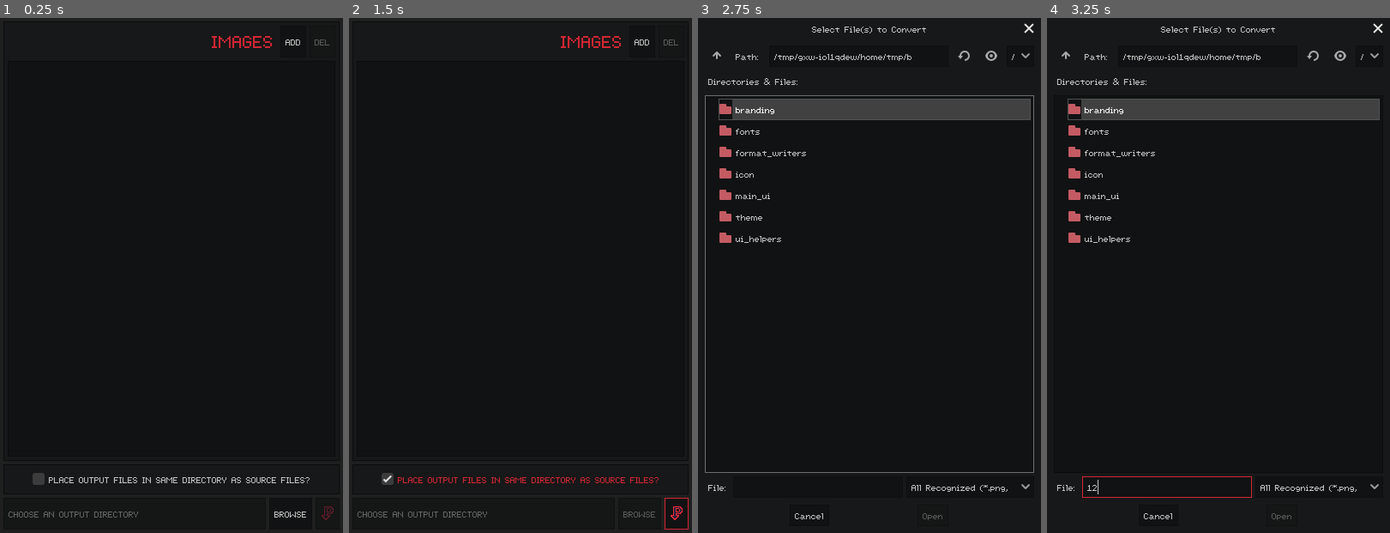
Above: before the commit, frames 1-4 (left to right).
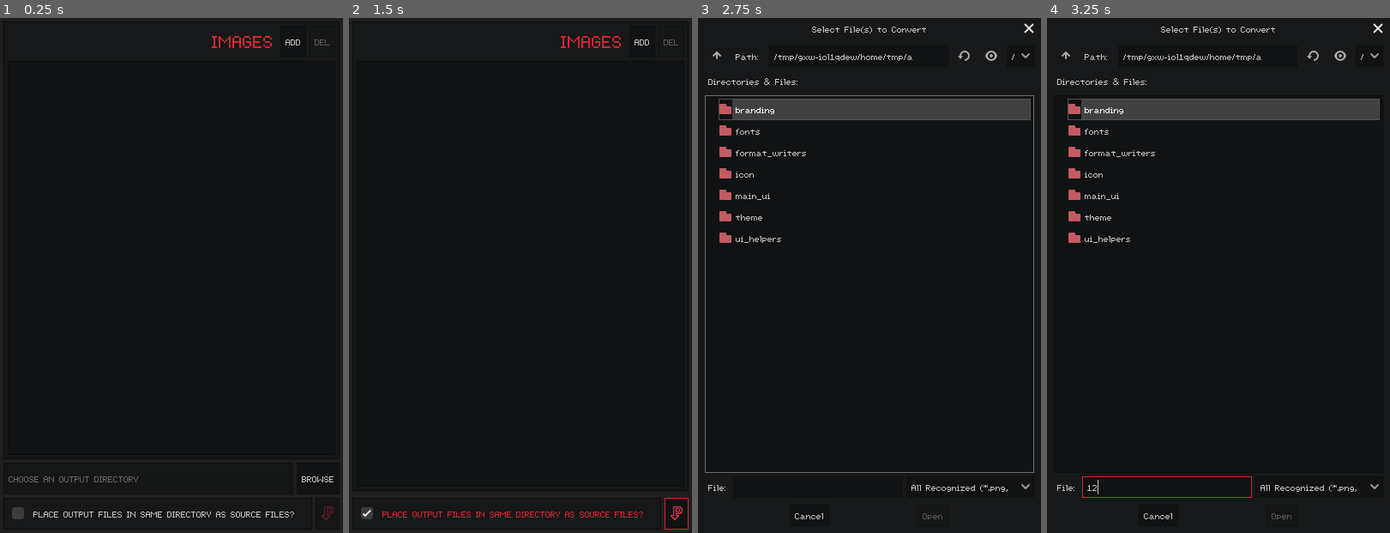
Above: after the commit, the same moments.

Repository: RabbitB/PIXELVEC
Game: Godot game, scene res://main_ui/main_ui.tscn
Same seed, same stepped clock (60 frames per second), same inputs: the game is played once before the commit and once after it.
Inputs (mouse positions are in pixels of both pictures, inside the frame that each line leads up to):
- Up to frame 1 (0.25 s): no input
- Up to frame 2 (1.5 s): click "PLACE OUTPUT FILES IN SAME DI…" at 0.5 s; click (678, 512) at 1.25 s
- Up to frame 3 (2.75 s): click "ADD" at 2 s
- Up to frame 4 (3.25 s): click (1167, 486) at 2.77 s; type "12" at 2.85 s

The runs differ from the first frame. In frame 1, 1.0% of the frame differs, in the area x 2-98%, y 88-98%; in frame 2, 1.0%; in frame 3, less than 0.1%; in frame 4, less than 0.1%.

Commit message:
Reorganize layout of the file output controls

Diff:
--- a/Project/main_ui/output_controls/output_controls.gd
+++ b/Project/main_ui/output_controls/output_controls.gd
@@ -1,11 +1,13 @@
 extends Control
 
 
+export(NodePath) var output_dir_dialog: NodePath
 export(NodePath) var output_dir_check_box: NodePath
 export(NodePath) var output_dir_line_edit: NodePath
 export(NodePath) var browse_output_dir_btn: NodePath
 export(NodePath) var convert_btn: NodePath
 
+onready var _output_dir_dialog: FileDialog = get_node(output_dir_dialog) as FileDialog
 onready var _output_dir_check_box: CheckBox = get_node(output_dir_check_box) as CheckBox
 onready var _output_dir_line_edit: LineEdit = get_node(output_dir_line_edit) as LineEdit
 onready var _browse_output_dir_btn: Button = get_node(browse_output_dir_btn) as Button
@@ -30,6 +32,9 @@
 	_use_custom_output_dir = !_output_dir_check_box.pressed
 	_custom_output_dir = _output_dir_line_edit.text
 
+	_output_dir_line_edit.visible = _use_custom_output_dir
+	_browse_output_dir_btn.visible = _use_custom_output_dir
+
 	_browse_output_dir_btn.disabled = !_use_custom_output_dir
 	_convert_btn.disabled = _use_custom_output_dir && _custom_output_dir.empty()
 
@@ -41,3 +46,12 @@
 
 func _on_OutputDirCheckButton_toggled(_button_pressed: bool) -> void:
 	_sync_with_ui()
+
+
+func _on_BrowseButton_pressed() -> void:
+	_output_dir_dialog.popup()
+
+
+func _on_OutputDirDialog_dir_selected(dir: String) -> void:
+	_output_dir_line_edit.text = dir
+	_sync_with_ui()
--- a/Project/main_ui/output_controls/output_controls.tscn
+++ b/Project/main_ui/output_controls/output_controls.tscn
@@ -1,10 +1,11 @@
-[gd_scene load_steps=7 format=2]
+[gd_scene load_steps=8 format=2]
 
 [ext_resource path="res://theme/generic_panel.tres" type="StyleBox" id=1]
 [ext_resource path="res://fonts/labels.tres" type="DynamicFont" id=2]
 [ext_resource path="res://branding/icon_16.png" type="Texture" id=3]
 [ext_resource path="res://theme/edg8.theme" type="Theme" id=4]
 [ext_resource path="res://main_ui/output_controls/output_controls.gd" type="Script" id=5]
+[ext_resource path="res://ui_helpers/full_window_file_dialog.gd" type="Script" id=6]
 
 [sub_resource type="StyleBoxEmpty" id=1]
 
@@ -18,58 +19,76 @@
 __meta__ = {
 "_edit_use_anchors_": false
 }
-output_dir_check_box = NodePath("PanelContainer/OutputDirCheckBox")
-output_dir_line_edit = NodePath("VBoxContainer/HBoxContainer/LineEdit")
-browse_output_dir_btn = NodePath("VBoxContainer/HBoxContainer/BrowseButton")
-convert_btn = NodePath("VBoxContainer/HBoxContainer/ConvertButton")
+output_dir_dialog = NodePath("OutputDirDialog")
+output_dir_check_box = NodePath("Convert/PanelContainer/OutputDirCheckBox")
+output_dir_line_edit = NodePath("ChooseOutputLoc/LineEdit")
+browse_output_dir_btn = NodePath("ChooseOutputLoc/BrowseButton")
+convert_btn = NodePath("Convert/ConvertButton")
 
-[node name="PanelContainer" type="PanelContainer" parent="."]
-margin_right = 400.0
-margin_bottom = 35.0
-custom_styles/panel = ExtResource( 1 )
+[node name="OutputDirDialog" type="FileDialog" parent="."]
+anchor_right = 1.0
+anchor_bottom = 1.0
+window_title = "CHOOSE AN OUTPUT DIRECTORY"
+mode_overrides_title = false
+mode = 2
+access = 2
+current_dir = "/Projects/Godot/Utilities/PIXELVEC/Project"
+current_path = "/Projects/Godot/Utilities/PIXELVEC/Project/"
+script = ExtResource( 6 )
 
-[node name="OutputDirCheckBox" type="CheckBox" parent="PanelContainer"]
-margin_left = 33.0
-margin_top = 5.0
-margin_right = 366.0
-margin_bottom = 30.0
-size_flags_horizontal = 4
-custom_styles/focus = SubResource( 1 )
-text = "PLACE OUTPUT FILES IN SAME DIRECTORY AS SOURCE FILES?"
-__meta__ = {
-"_edit_use_anchors_": false
-}
-
-[node name="VBoxContainer" type="VBoxContainer" parent="."]
-margin_top = 39.0
-margin_right = 400.0
-margin_bottom = 76.0
-
-[node name="HBoxContainer" type="HBoxContainer" parent="VBoxContainer"]
+[node name="ChooseOutputLoc" type="HBoxContainer" parent="."]
 margin_right = 400.0
 margin_bottom = 37.0
+alignment = 2
 
-[node name="LineEdit" type="LineEdit" parent="VBoxContainer/HBoxContainer"]
-margin_right = 314.0
+[node name="LineEdit" type="LineEdit" parent="ChooseOutputLoc"]
+margin_right = 346.0
 margin_bottom = 37.0
+rect_min_size = Vector2( 0, 37 )
 size_flags_horizontal = 3
 editable = false
 virtual_keyboard_enabled = false
 placeholder_text = "CHOOSE AN OUTPUT DIRECTORY"
 placeholder_alpha = 0.8
 
-[node name="BrowseButton" type="Button" parent="VBoxContainer/HBoxContainer"]
-margin_left = 318.0
-margin_right = 368.0
+[node name="BrowseButton" type="Button" parent="ChooseOutputLoc"]
+margin_left = 350.0
+margin_right = 400.0
 margin_bottom = 37.0
 hint_tooltip = "Select an output directory for converted files."
 text = "BROWSE"
 
-[node name="ConvertButton" type="Button" parent="VBoxContainer/HBoxContainer"]
+[node name="Convert" type="HBoxContainer" parent="."]
+margin_top = 41.0
+margin_right = 400.0
+margin_bottom = 78.0
+
+[node name="PanelContainer" type="PanelContainer" parent="Convert"]
+margin_right = 368.0
+margin_bottom = 37.0
+size_flags_horizontal = 3
+custom_styles/panel = ExtResource( 1 )
+
+[node name="OutputDirCheckBox" type="CheckBox" parent="Convert/PanelContainer"]
+margin_left = 5.0
+margin_top = 5.0
+margin_right = 363.0
+margin_bottom = 32.0
+size_flags_horizontal = 3
+custom_styles/focus = SubResource( 1 )
+text = "PLACE OUTPUT FILES IN SAME DIRECTORY AS SOURCE FILES?"
+align = 1
+__meta__ = {
+"_edit_use_anchors_": false
+}
+
+[node name="ConvertButton" type="Button" parent="Convert"]
 margin_left = 372.0
 margin_right = 400.0
 margin_bottom = 37.0
 hint_tooltip = "Convert files into SVG."
 custom_fonts/font = ExtResource( 2 )
 icon = ExtResource( 3 )
-[connection signal="toggled" from="PanelContainer/OutputDirCheckBox" to="." method="_on_OutputDirCheckButton_toggled"]
+[connection signal="dir_selected" from="OutputDirDialog" to="." method="_on_OutputDirDialog_dir_selected"]
+[connection signal="pressed" from="ChooseOutputLoc/BrowseButton" to="." method="_on_BrowseButton_pressed"]
+[connection signal="toggled" from="Convert/PanelContainer/OutputDirCheckBox" to="." method="_on_OutputDirCheckButton_toggled"]
